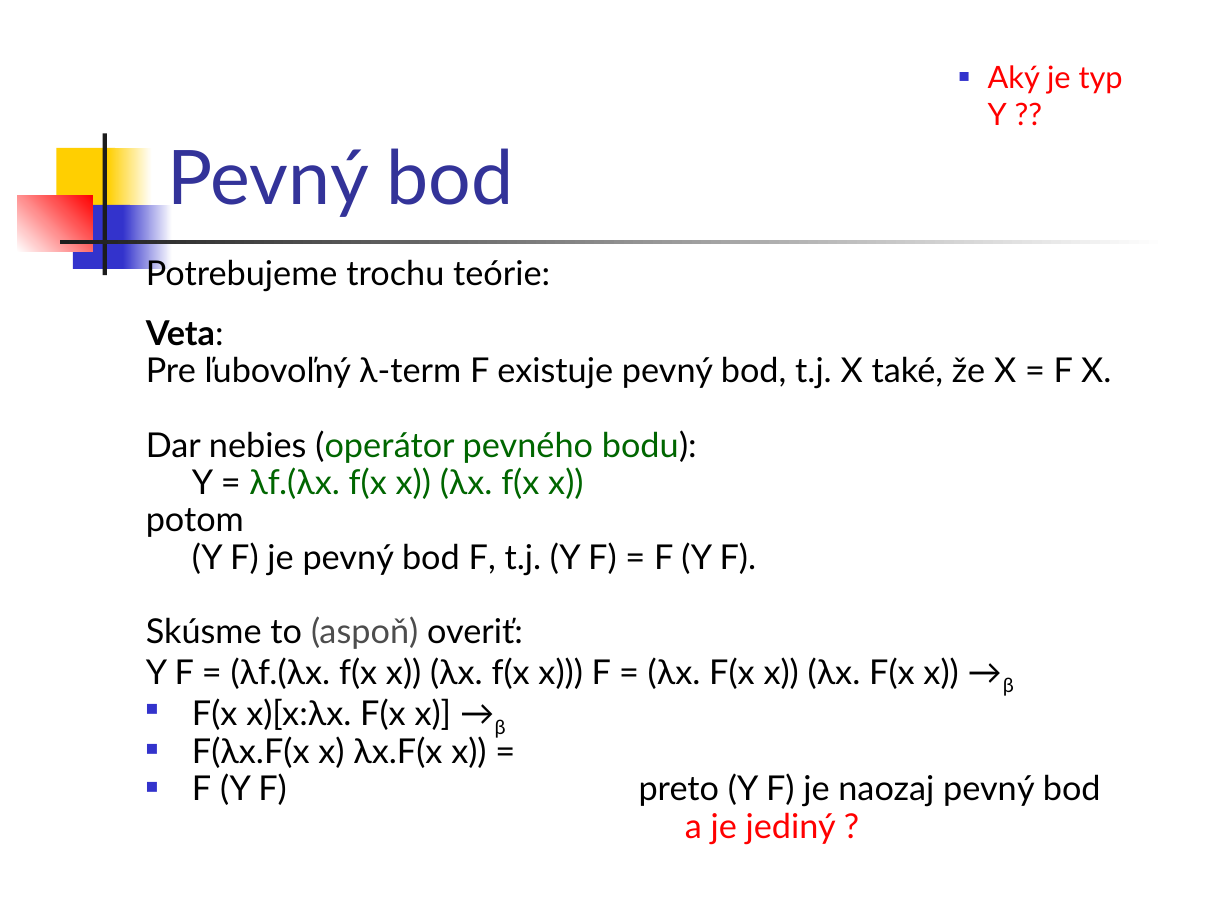
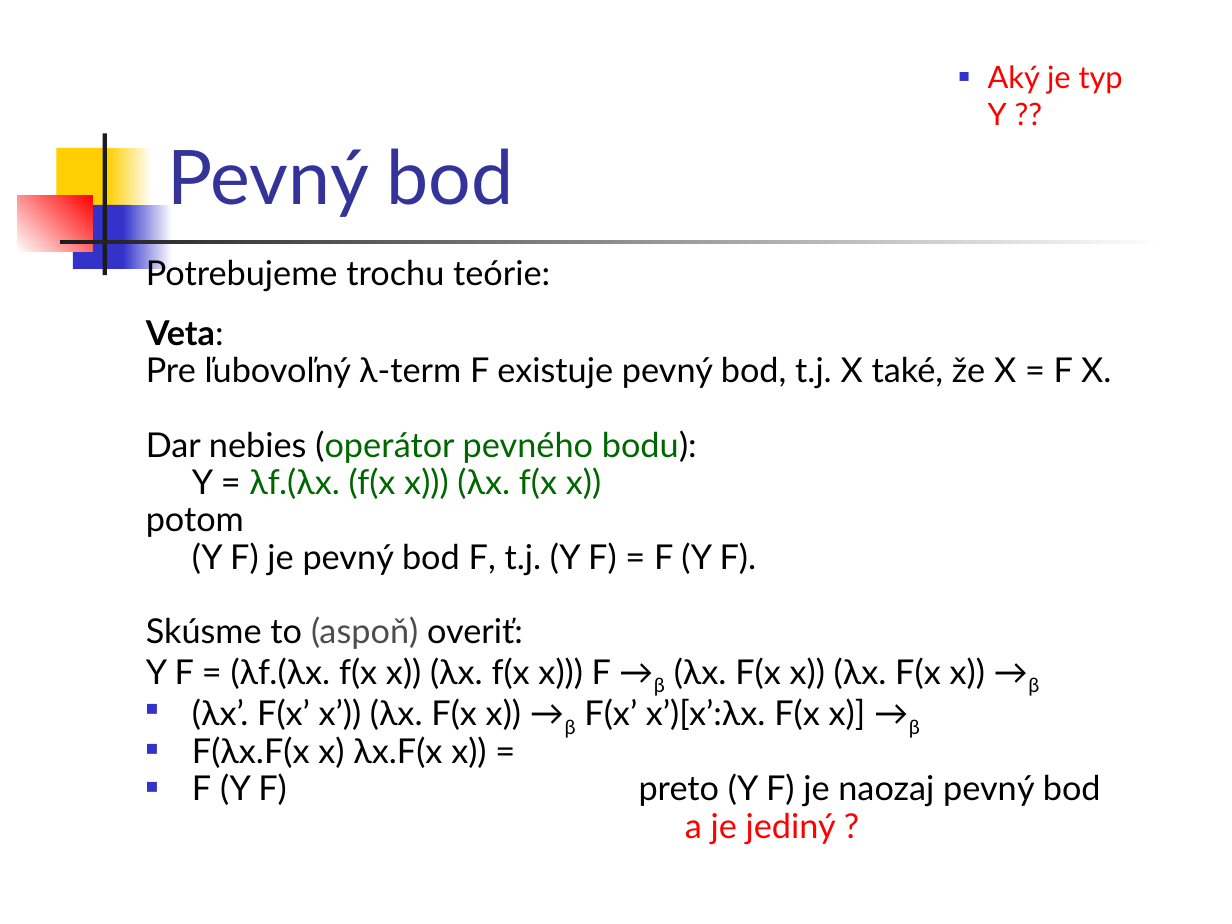
Before and after one commit to Funkcionalne/Prednasky, a slide deck: slide 29 of 06/06_fpro.ppt (slide 28 before the commit). Drawn at 1232x924 pixels with LibreOffice and Linux fonts; fonts in the diff are those of the drawing. Boxes give left, top, right and bottom in pixels: in the first picture for what was removed or moved away, otherwise in the second. Text is boxed around its words. In the diff, an @@ line names an element or a change of style, - is before the commit and + after.

```diff
--- a/06/06_fpro.ppt
+++ b/06/06_fpro.ppt
@@ text at (192, 467, 601, 499): text changed @@
-Y = λf.(λx. f(x x)) (λx. f(x x))
+Y = λf.(λx. (f(x x))) (λx. f(x x))
@@ text at (146, 657, 1039, 738): text changed @@
-Y F = (λf.(λx. f(x x)) (λx. f(x x))) F = (λx. F(x x)) (λx. F(x x)) →β
-■ F(x x)[x:λx. F(x x)] →β
+Y F = (λf.(λx. f(x x)) (λx. f(x x))) F →β (λx. F(x x)) (λx. F(x x)) →β
+■ (λx’. F(x’ x’)) (λx. F(x x)) →β F(x’ x’)[x’:λx. F(x x)] →β
```
Also in this commit, not shown: 16 other slides changed, 7 slides added, 3 other files.
